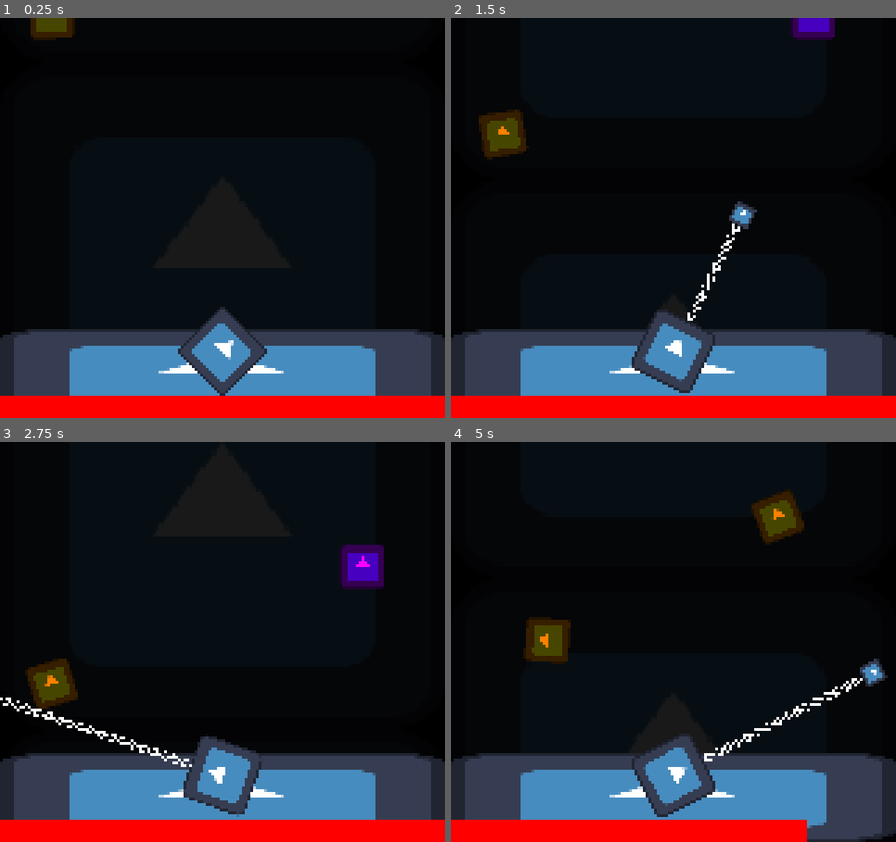
Above: before the commit, frames 1-4 (two rows, left to right).
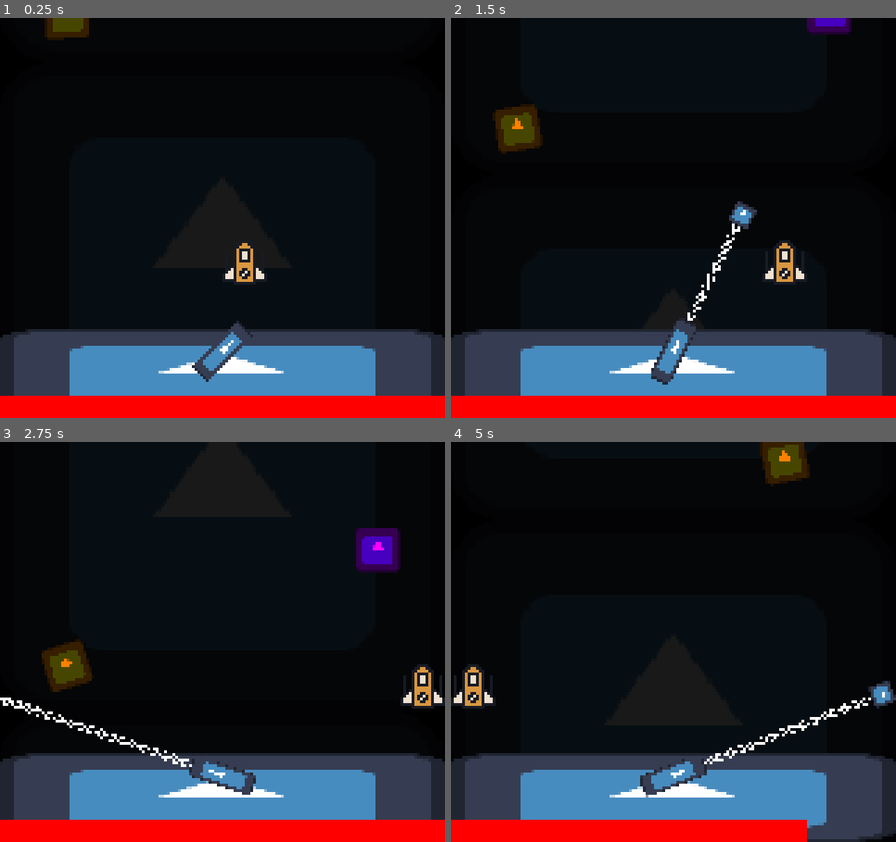
Above: after the commit, the same moments.

Repository: CrankyCranton/GBJam-11
Game: Godot game, scene res://scenes/level.tscn
The game is run twice, just before and just after one commit, with the same random seed, the same clock (stepped at 60 frames per second) and the same inputs. The project has no main scene, so this scene is started directly. The engine's default icon, where the game draws it, is replaced by a stand-in: a white triangle on a blue panel in a dark square.
Inputs:
- Up to frame 1 (0.25 s): no input
- Up to frame 2 (1.5 s): hold Right (dpad_right) 0.53-1.28 s; hold C (a) 0.53-1.28 s; tap X (b) at 0.8, 1.35 s; hold Left (dpad_left) from 1.28 s (still down)
- Up to frame 3 (2.75 s): tap C (a) at 1.55 s; release Left (dpad_left) at 2.03 s; hold Right (dpad_right) from 2.03 s (still down); hold C (a) from 2.03 s (still down); tap X (b) at 2.3 s
- Up to frame 4 (5 s): release C (a) at 2.78 s; tap X (b) at 2.85, 3.8, 4.35 s; tap C (a) at 3.05, 4.55 s; release Right (dpad_right) at 3.53 s; hold C (a) 3.53-4.28 s; hold Left (dpad_left) from 3.53 s (still down)

The runs differ from the first frame. In frame 1, 2.2% of the frame differs, in the area x 6-60%, y 0-95%; in frame 2, 3.7%; in frame 3, 5.8%; in frame 4, 7.0%, in the area x 0-100%, y 0-94%.

Commit message:
Change speed up method

Diff:
--- a/scenes/bullet.gd
+++ b/scenes/bullet.gd
@@ -1,5 +1,17 @@
 class_name Bullet extends Area2D
+
+
+@export var speed := 256.0
+
+
+func _physics_process(delta: float) -> void:
+	translate(Vector2(0.0, -speed * delta))
 
 
 func _on_visible_on_screen_notifier_2d_screen_exited() -> void:
 	queue_free()
+
+
+func _on_area_entered(area: Area2D) -> void:
+	if area is FlyingObject:
+		queue_free()
--- a/scenes/bullet.tscn
+++ b/scenes/bullet.tscn
@@ -8,6 +8,7 @@
 height = 148.0
 
 [node name="Bullet" type="Area2D"]
+top_level = true
 script = ExtResource("1_5mxe8")
 
 [node name="Sprite2D" type="Sprite2D" parent="."]
@@ -22,4 +23,5 @@
 position = Vector2(0, 4.76837e-07)
 scale = Vector2(0.2, 0.2)
 
+[connection signal="area_entered" from="." to="." method="_on_area_entered"]
 [connection signal="screen_exited" from="VisibleOnScreenNotifier2D" to="." method="_on_visible_on_screen_notifier_2d_screen_exited"]
--- a/scenes/hook.tscn
+++ b/scenes/hook.tscn
@@ -5,7 +5,7 @@
 [ext_resource type="Texture2D" uid="uid://b4hcmpqfkoabd" path="res://assets/vfx/temp_chain.png" id="2_kfkaq"]
 
 [sub_resource type="CircleShape2D" id="CircleShape2D_ijqy8"]
-radius = 8.0
+radius = 12.0
 
 [node name="Hook" type="ShapeCast2D"]
 enabled = false
@@ -37,6 +37,6 @@
 texture = ExtResource("2_bgadm")
 
 [node name="Sprite2D" type="Sprite2D" parent="."]
-position = Vector2(1.19209e-07, 1.19209e-07)
-scale = Vector2(0.1875, 0.1875)
+position = Vector2(2.38419e-07, 1.19209e-07)
+scale = Vector2(0.0625, 0.1875)
 texture = ExtResource("2_bgadm")
--- a/scenes/level.tscn
+++ b/scenes/level.tscn
@@ -6,6 +6,7 @@
 [ext_resource type="PackedScene" uid="uid://bm6q176rb0p0q" path="res://scenes/trash.tscn" id="4_iijjm"]
 [ext_resource type="PackedScene" uid="uid://cer5fnwmxtbty" path="res://scenes/mothership.tscn" id="5_eogm8"]
 [ext_resource type="PackedScene" uid="uid://caa4vnyqh106v" path="res://scenes/obstacle.tscn" id="5_ykg2h"]
+[ext_resource type="PackedScene" uid="uid://s7vthiul18vr" path="res://scenes/ship.tscn" id="7_kg5qc"]
 
 [node name="Level" type="Node2D"]
 script = ExtResource("1_coqks")
@@ -35,4 +36,7 @@
 
 [node name="Mothership" parent="." instance=ExtResource("5_eogm8")]
 
+[node name="Ship" parent="." instance=ExtResource("7_kg5qc")]
+position = Vector2(88, 88)
+
 [connection signal="died" from="Mothership" to="." method="_on_mothership_died"]
--- a/scenes/mothership.tscn
+++ b/scenes/mothership.tscn
@@ -9,6 +9,8 @@
 size = Vector2(160, 28)
 
 [node name="Mothership" type="Area2D"]
+collision_mask = 0
+monitoring = false
 script = ExtResource("1_6sqar")
 max_hp = 10
 
@@ -31,5 +33,3 @@
 
 [node name="Hook" parent="." instance=ExtResource("4_ukl0a")]
 position = Vector2(80, 120)
-
-[connection signal="area_entered" from="." to="." method="_on_area_entered"]
--- /dev/null
+++ b/scenes/ship.gd
@@ -0,0 +1,45 @@
+class_name Ship extends Sprite2D
+
+
+const BULLET := preload("res://scenes/bullet.tscn")
+const INITIAL_MOVE_TIME := 0.15
+
+@export var move_time := INITIAL_MOVE_TIME
+@export var move_increment := 16.0
+@export var tween_factor := 0.25
+@export var cool_down := 0.25
+
+var moving := false
+var screen_width: float = ProjectSettings.get_setting("display/window/size/viewport_width")
+var cooling := false
+
+@onready var barrel: Marker2D = $Barrel
+
+
+func _input(event: InputEvent) -> void:
+	if event.is_action_pressed("a") and not cooling:
+		shoot()
+
+
+func _physics_process(_delta: float) -> void:
+	move()
+
+
+func move() -> void:
+	if moving:
+		return
+
+	@warning_ignore("narrowing_conversion")
+	var input: int = Input.get_action_strength("dpad_right") - Input.get_action_strength("dpad_left")
+	var new_pos :=  position + Vector2(input * move_increment, 0.0)
+	if input and new_pos.x > 0.0 and new_pos.x < screen_width:
+		create_tween().tween_property(self, "position", new_pos, move_time * tween_factor)
+		moving = true
+		await get_tree().create_timer(move_time).timeout
+		moving = false
+
+
+func shoot() -> void:
+	var bullet := BULLET.instantiate()
+	add_child(bullet)
+	bullet.global_position = barrel.global_position
--- /dev/null
+++ b/scenes/ship.tscn
@@ -0,0 +1,11 @@
+[gd_scene load_steps=3 format=3 uid="uid://s7vthiul18vr"]
+
+[ext_resource type="Texture2D" uid="uid://bu1681cs4ejsq" path="res://assets/spaceship/spaceship_normal_1.png" id="1_5owak"]
+[ext_resource type="Script" path="res://scenes/ship.gd" id="2_wndx4"]
+
+[node name="Ship" type="Sprite2D"]
+texture = ExtResource("1_5owak")
+script = ExtResource("2_wndx4")
+
+[node name="Barrel" type="Marker2D" parent="."]
+position = Vector2(0, -8)
--- a/scripts/hook.gd
+++ b/scripts/hook.gd
@@ -70,6 +70,7 @@
 	if object is Trash:
 		object.collected = true
 	await anim_hooked
-	var tween := create_tween().tween_property(object, "global_position", global_position, haul_time)
-	await tween.finished
-	object_shape.set_deferred("disabled", false)
+	if is_instance_valid(object):
+		var tween := create_tween().tween_property(object, "global_position", global_position, haul_time)
+		await tween.finished
+		object_shape.set_deferred("disabled", false)
--- a/scripts/level.gd
+++ b/scripts/level.gd
@@ -1,26 +1,21 @@
 class_name Level extends Node2D
 
 
-@export var initial_speed := 32.0
-@export var speed_increment := 2.0
-@export var hook_speed_increment := 2.0
+@export var speed_factor_increment := 0.01
+@onready var move_speed := 32.0
 
-var speed_multiplier := 1.0
+var speed_factor := 1.0
 # Could be used in scoring
 var y_pos := 0.0
 
-@onready var speed := initial_speed
 @onready var parallax: ParallaxBackground = $Parallax
 @onready var hook: Hook = $Mothership/Hook
 @onready var objects: Node2D = $Objects
+@onready var ship: Ship = $Ship
 
 
 func _init() -> void:
 	randomize()
-
-
-func _ready() -> void:
-	hook_speed_increment = deg_to_rad(hook_speed_increment)
 
 
 func _physics_process(delta: float) -> void:
@@ -28,16 +23,16 @@
 
 
 func move(delta: float) -> void:
-	speed += speed_increment * delta
-	var movement := speed * delta
+	speed_factor += speed_factor_increment * delta
 
+	var movement := move_speed * speed_factor * delta
 	y_pos += movement
-	speed_multiplier = speed / initial_speed
-	print(speed_multiplier)
-	hook.speed += hook_speed_increment * delta
 	parallax.scroll_offset.y += movement
 	for object in objects.get_children():
 		object.position.y += movement
+
+	hook.speed = Hook.START_SPEED * speed_factor
+	ship.move_time = Ship.INITIAL_MOVE_TIME / speed_factor
 
 
 func _on_mothership_died(score: int) -> void:
--- a/scripts/mothership.gd
+++ b/scripts/mothership.gd
@@ -28,12 +28,3 @@
 
 func die() -> void:
 	died.emit(trash)
-
-
-func _on_area_entered(area: Area2D) -> void:
-	if area is FlyingObject:
-		if area is Trash and area.collected:
-			trash += area.value
-			hp += area.health_value
-		else:
-			hp -= area.damage
--- a/scripts/object.gd
+++ b/scripts/object.gd
@@ -7,4 +7,11 @@
 func _on_area_entered(area: Area2D) -> void:
 	if area is FlyingObject:
 		return
+
+	if area is Mothership:
+		deal_damage(area)
 	queue_free()
+
+
+func deal_damage(mothership: Mothership) -> void:
+	mothership.hp -= damage
--- a/scripts/spawner.gd
+++ b/scripts/spawner.gd
@@ -26,7 +26,9 @@
 	var scene := pick_spawn()
 	var instance := scene.instantiate()
 	add_to.add_child(instance)
-	instance.global_position = min_pos.global_position.lerp(max_pos.global_position, randf())
+	var raw_pos := min_pos.global_position.lerp(max_pos.global_position, randf())
+	var cell_size := Vector2.ONE * 16.0
+	instance.global_position = (raw_pos - cell_size / 2.0).snapped(cell_size) + cell_size / 2.0
 	last_spawn = instance
 	spawn_start_pos = instance.global_position
 
--- a/scripts/trash.gd
+++ b/scripts/trash.gd
@@ -16,3 +16,11 @@
 
 func _physics_process(delta: float) -> void:
 	rotate(torque * delta)
+
+
+func deal_damage(mothership: Mothership) -> void:
+	if collected:
+		mothership.trash += value
+		mothership.hp += health_value
+	else:
+		mothership.hp -= damage
Not shown: 1 places in scenes/level.tscn that only renumber resources
